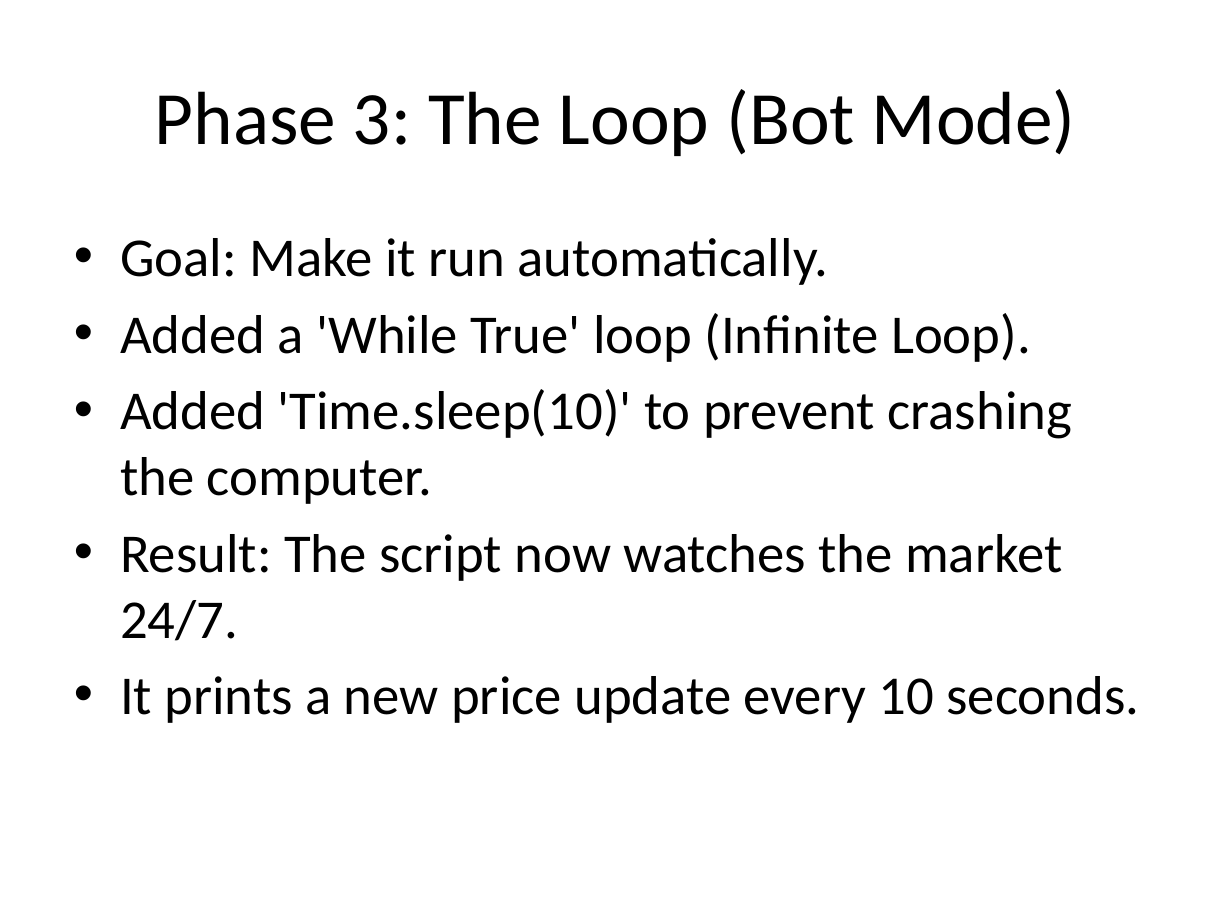
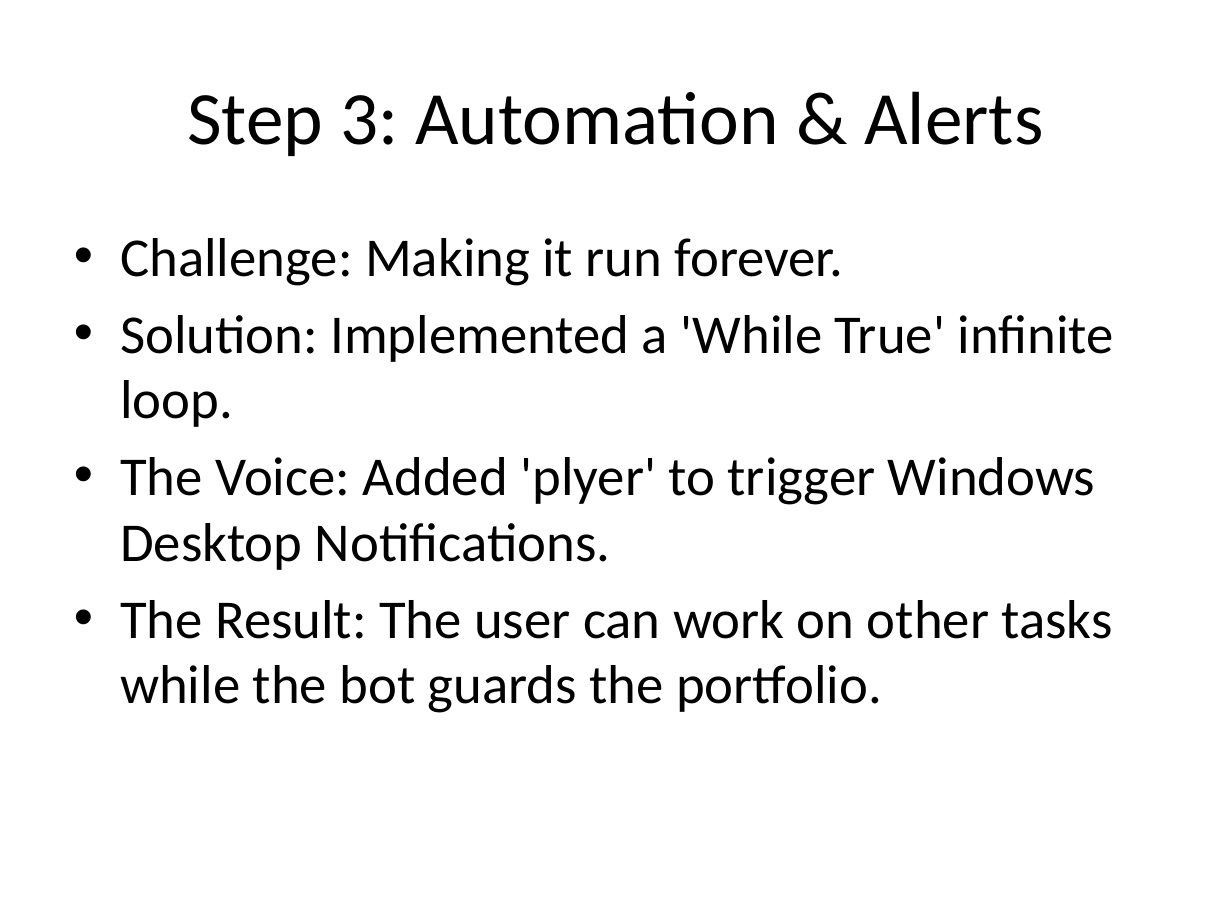
Before and after one commit to learnhowtolikeit/python-trading-bot, a slide deck: slide 4 of My_Trading_Bot_Journey.pptx. Drawn at 1232x924 pixels with LibreOffice and Linux fonts; fonts in the diff are those of the drawing. Boxes give left, top, right and bottom in pixels: in the first picture for what was removed or moved away, otherwise in the second. Text is boxed around its words. In the diff, an @@ line names an element or a change of style, - is before the commit and + after.

```diff
--- a/My_Trading_Bot_Journey.pptx
+++ b/My_Trading_Bot_Journey.pptx
@@ title at box(187, 91, 1043, 156): text changed @@
-Phase 3: The Loop (Bot Mode)
+Step 3: Automation & Alerts
@@ text at box(120, 238, 1113, 713): text changed @@
-• Goal: Make it run automatically.
-• Added a 'While True' loop (Infinite Loop).
-• Added 'Time.sleep(10)' to prevent crashing the computer.
-• Result: The script now watches the market 24/7.
-• It prints a new price update every 10 seconds.
+• Challenge: Making it run forever.
+• Solution: Implemented a 'While True' infinite loop.
+• The Voice: Added 'plyer' to trigger Windows Desktop Notifications.
+• The Result: The user can work on other tasks while the bot guards the portfolio.
```
Also in this commit, not shown: 1 other slide changed, 6 slides added, 3 slides removed, 1 other file.
